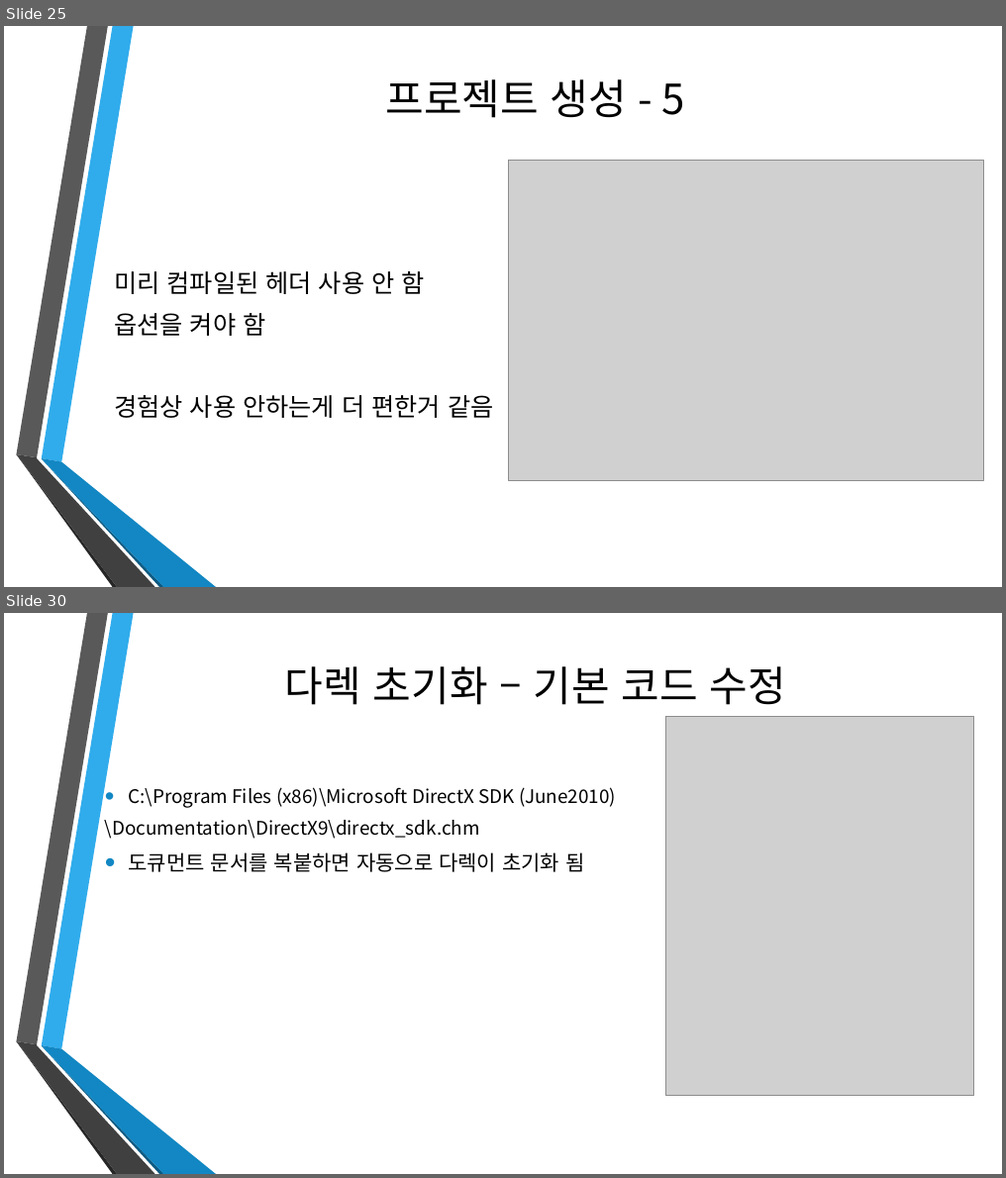
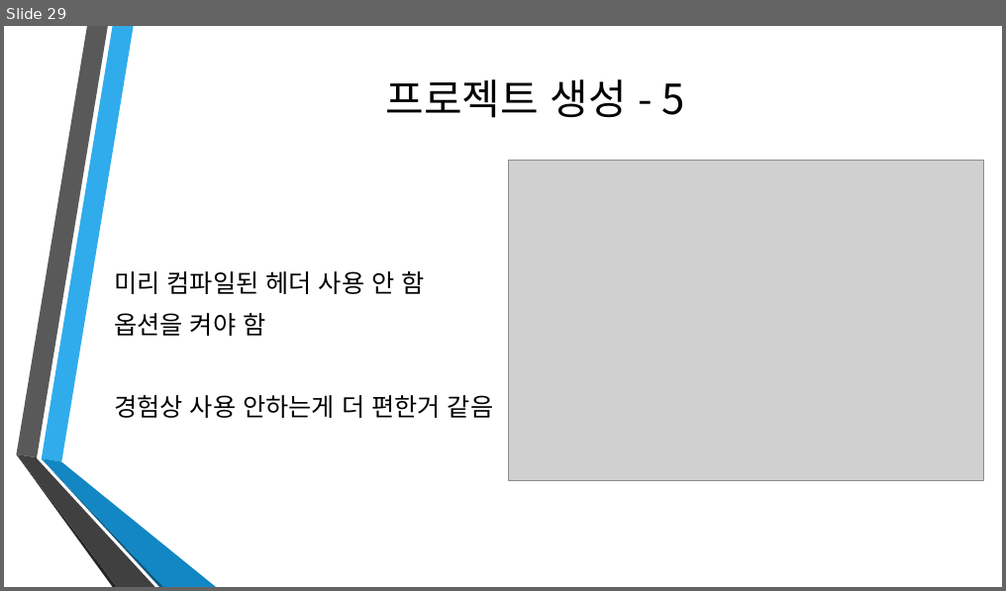
Before and after one commit to dat0613/AnioneHighSchoolPPT, a slide deck: 애니원 고등학교 강의 자료1.pptx. Shown one above the other, each under a label of ours: slides 25 and 30 before the commit, slide 29 after it; the slides between them are not shown. The pictures are 1006x1178 and 1006x591 pixels, drawn with LibreOffice and Linux fonts; fonts in the diff are those of the drawing; grey boxes stand for pictures; background and template pictures are left out. Boxes give left, top, right and bottom in pixels: in the first picture for what was removed or moved away, otherwise in the second. Text is boxed around its words. In the diff, an @@ line names an element or a change of style, - is before the commit and + after.

```diff
--- a/애니원 고등학교 강의 자료1.pptx
+++ b/애니원 고등학교 강의 자료1.pptx
@@ slide 30 removed at (x1=4, y1=613, x2=1002, y2=1174), background picture (left out); not listed: 6 template elements that a slide beside it also shows @@
@@ title removed at (x1=285, y1=666, x2=786, y2=705) @@
-다렉 초기화 – 기본 코드 수정
@@ picture removed at (x1=665, y1=716, x2=974, y2=1096) @@
@@ text removed at (x1=105, y1=787, x2=616, y2=872) @@
-• C:\Program Files (x86)\Microsoft DirectX SDK (June2010)
-\Documentation\DirectX9\directx_sdk.chm
-• 도큐먼트 문서를 복붙하면 자동으로 다렉이 초기화 됨
@@ what was slide 25 is now slide 29 @@
```
Also in this commit, not shown: 3 slides changed, 4 slides added, 4 other slides removed, 1 other file.
